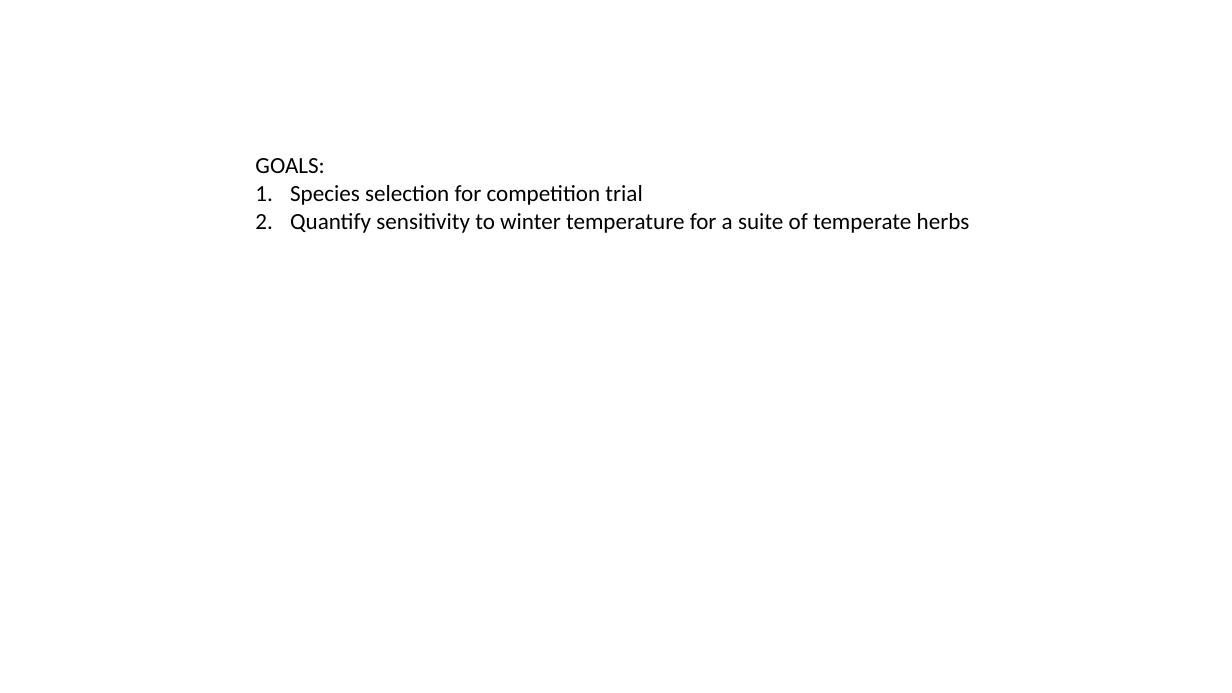
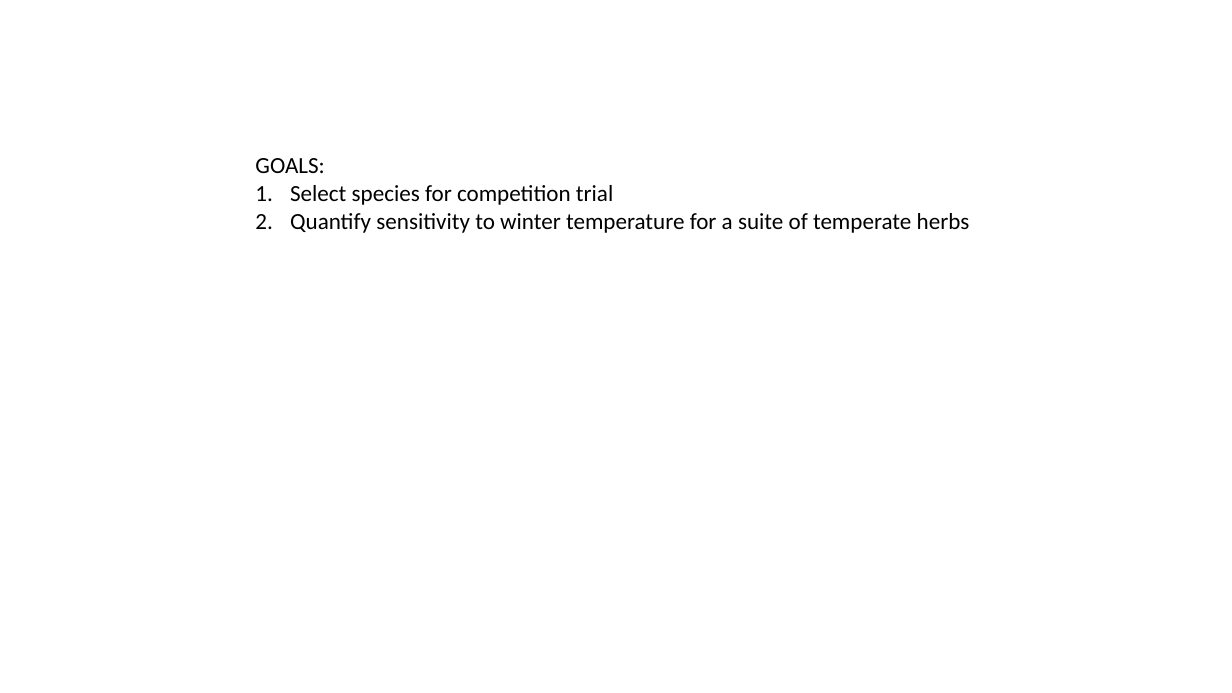
Before and after one commit to dbuona/timetogerminate, a slide deck: slide 2 of germination_trials/seed_update_labmeeting.pptx. Drawn at 1232x693 pixels with LibreOffice and Linux fonts; fonts in the diff are those of the drawing. Boxes give left, top, right and bottom in pixels: in the first picture for what was removed or moved away, otherwise in the second. Text is boxed around its words. In the diff, an @@ line names an element or a change of style, - is before the commit and + after.

```diff
--- a/germination_trials/seed_update_labmeeting.pptx
+++ b/germination_trials/seed_update_labmeeting.pptx
@@ text at (290, 185, 613, 205): text changed @@
-1. Species selection for competition trial
+1. Select species for competition trial
```
Also in this commit, not shown: 3 other slides changed, 13 slides added, 3 slides removed, 15 other files.
